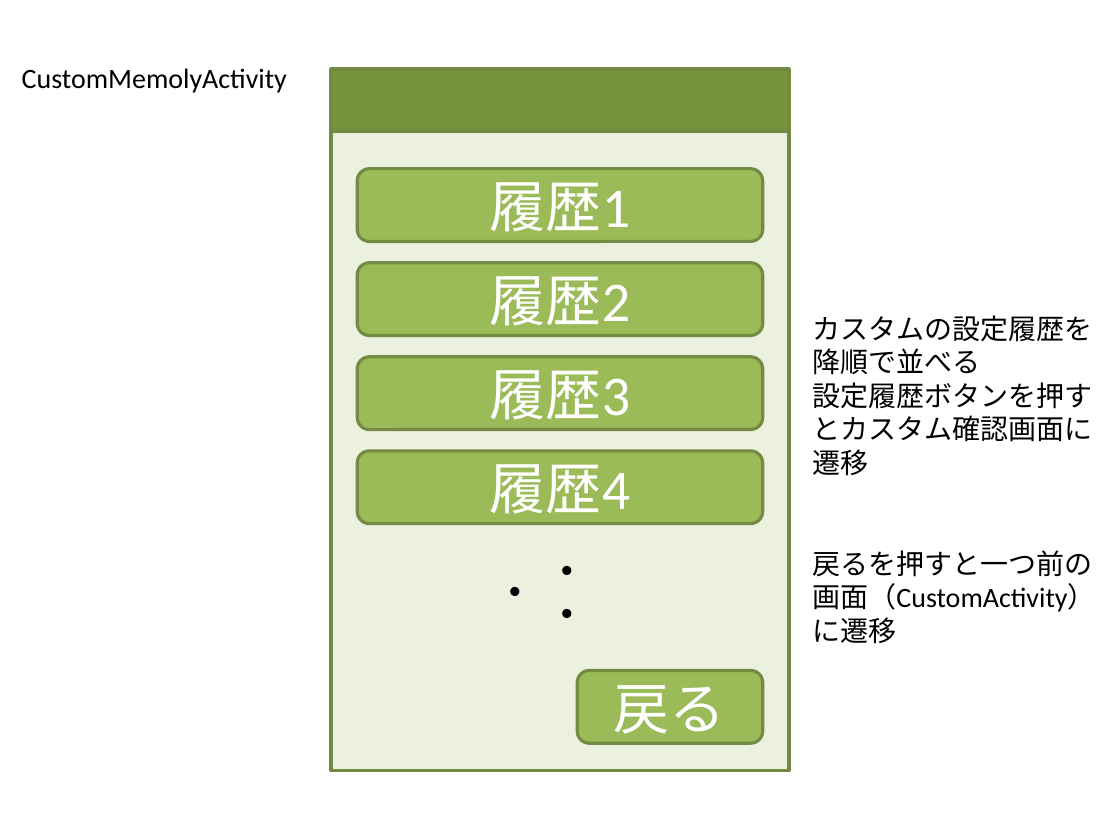
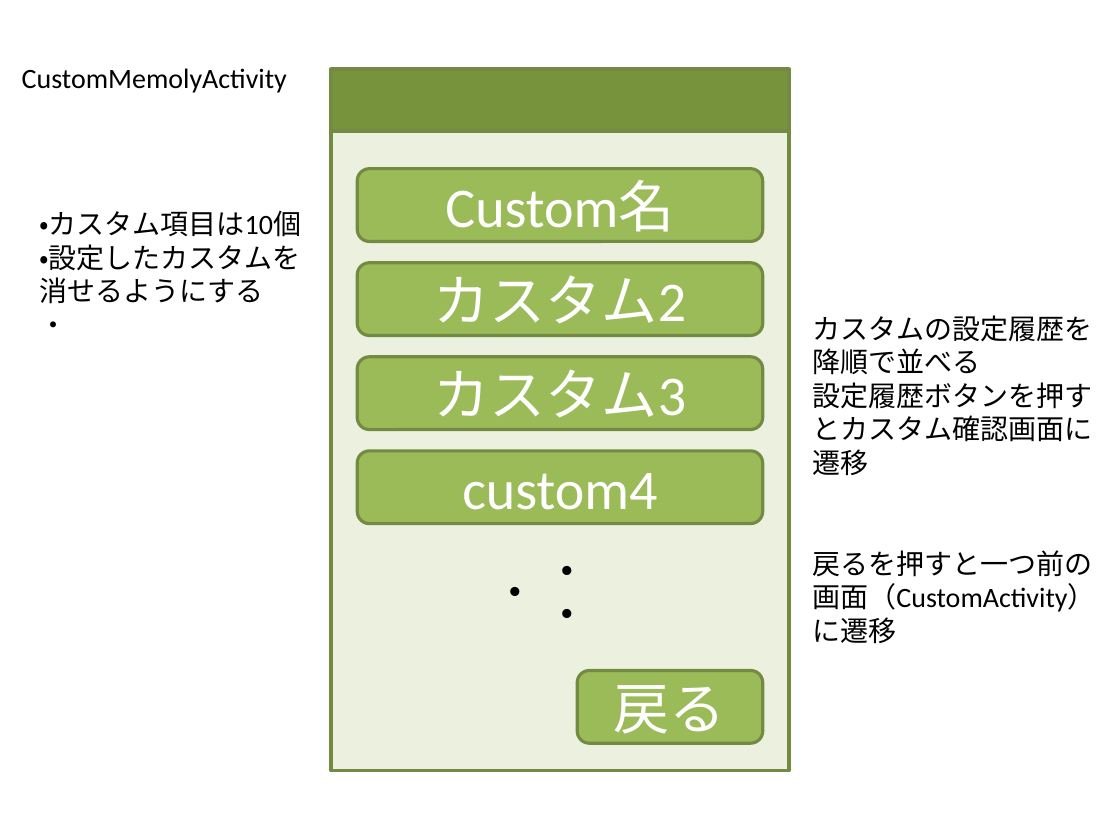
Before and after one commit to MayuOkuda/soba, a slide deck: slide 6 of memo/そばUI2.pptx (slide 5 before the commit). Drawn at 1120x840 pixels with LibreOffice and Linux fonts; fonts in the diff are those of the drawing. Boxes give left, top, right and bottom in pixels: in the first picture for what was removed or moved away, otherwise in the second. Text is boxed around its words. In the diff, an @@ line names an element or a change of style, - is before the commit and + after.

```diff
--- a/memo/そばUI2.pptx
+++ b/memo/そばUI2.pptx
@@ text in rounded rectangle at (445,180,674,232): text changed @@
-履歴1
+Custom名
@@ text added at (39,211,301,328), 18 pt, text #000000 @@
+・カスタム項目は10個
+・設定したカスタムを消せるようにする
+・
@@ text in rounded rectangle at (434,275,686,336): text changed @@
-履歴2
+カスタム2
@@ text in rounded rectangle at (434,369,686,430): text changed @@
-履歴3
+カスタム3
@@ text in rounded rectangle at (462,473,657,510): text changed @@
-履歴4
+custom4
```
Also in this commit, not shown: 7 other slides changed, 2 slides added.
